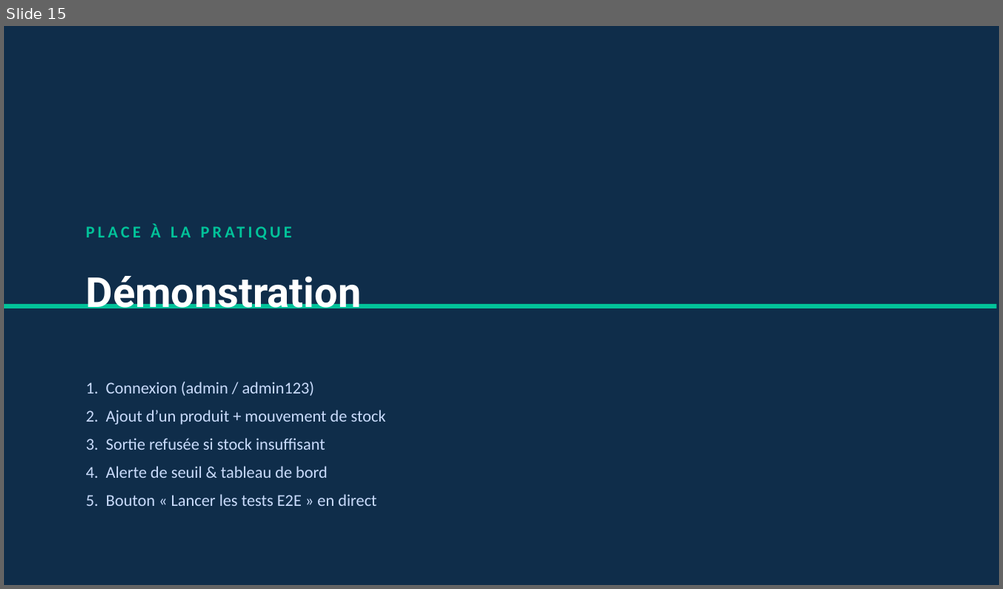
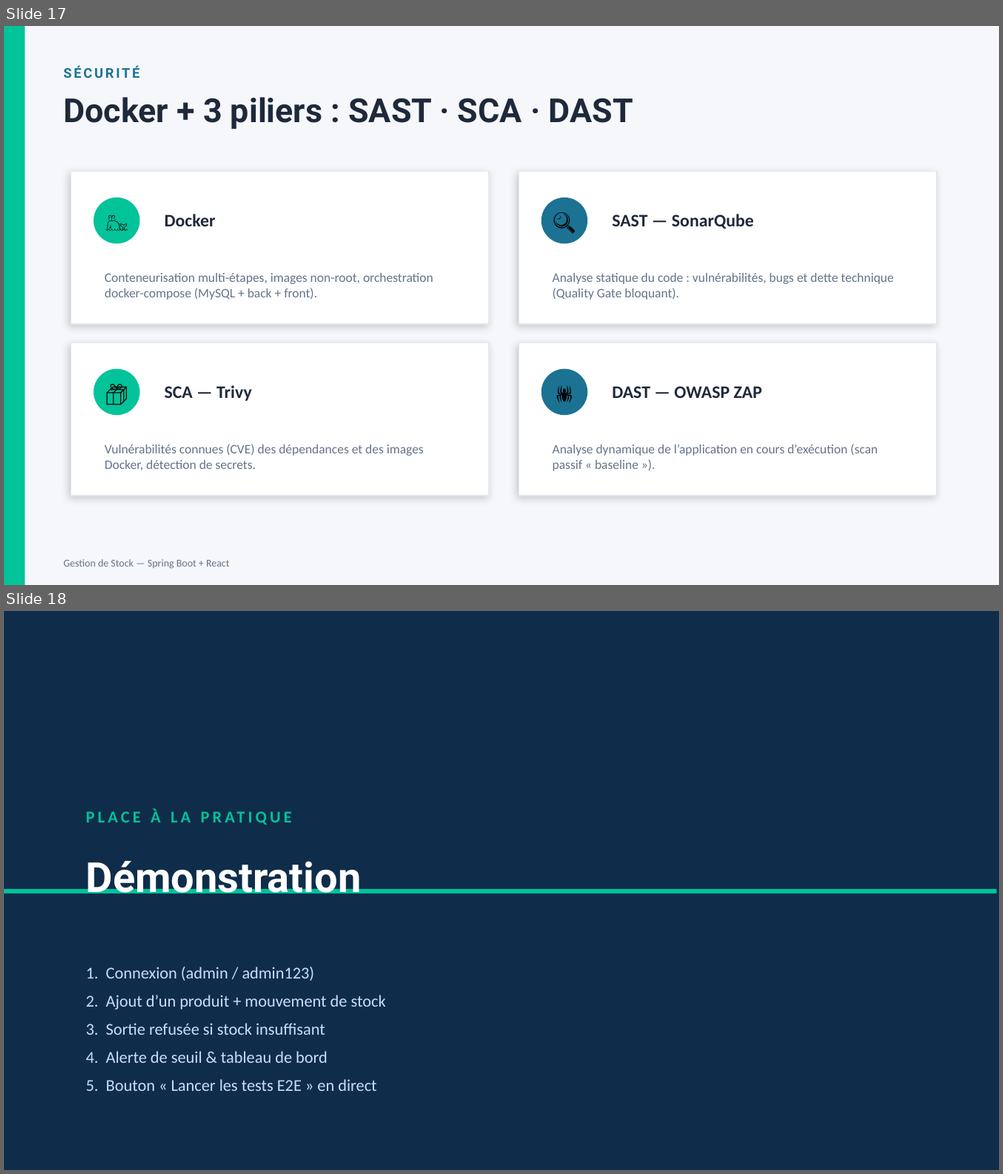
Before and after one commit to fz-mifrah/gestion-stock, a slide deck: docs/Presentation-Gestion-de-Stock.pptx. Shown one above the other, each under a label of ours: slide 15 before the commit, slides 17 and 18 after it. The pictures are 1003x589 and 1003x1174 pixels, drawn with LibreOffice and Linux fonts; fonts in the diff are those of the drawing. Boxes give left, top, right and bottom in pixels: in the first picture for what was removed or moved away, otherwise in the second. Text is boxed around its words. In the diff, an @@ line names an element or a change of style, - is before the commit and + after.

Commit message:
Prepare GitHub publication: portfolio README, harden .gitignore, update docs
- Rewrite README (features, stack, architecture, setup, tests, results)
- Ignore secrets (.env.*, keys/certs), generated zap.yaml, course handouts
- Stop tracking course handouts folder (kept locally)
- Update report and presentation documents

```diff
--- a/docs/Presentation-Gestion-de-Stock.pptx
+++ b/docs/Presentation-Gestion-de-Stock.pptx
@@ slide 17 added at bbox=[4, 26, 999, 585], background #F5F7FA @@
@@ rectangle added at bbox=[4, 26, 25, 585], fill #02C39A @@
@@ text added at bbox=[63, 65, 139, 78], 13 pt, text #1C7293, bold @@
+SÉCURITÉ
@@ text added at bbox=[63, 97, 633, 129], 32 pt, text #1E293B, bold @@
+Docker + 3 piliers : SAST · SCA · DAST
@@ rectangle added at bbox=[71, 172, 489, 324], fill #FFFFFF, outline #E2E8F0 1 pt @@
@@ rectangle added at bbox=[519, 172, 936, 324], fill #FFFFFF, outline #E2E8F0 1 pt @@
@@ ellipse added at bbox=[94, 198, 140, 244], fill #02C39A @@
@@ text added at bbox=[94, 198, 140, 244], 22 pt, text #000000 @@
+🐳
@@ ellipse added at bbox=[541, 198, 587, 244], fill #1C7293 @@
@@ text added at bbox=[541, 198, 587, 244], 22 pt, text #000000 @@
+🔍
@@ text added at bbox=[165, 214, 216, 227], 17 pt, text #1E293B, bold @@
+Docker
@@ text added at bbox=[612, 214, 754, 229], 17 pt, text #1E293B, bold @@
+SAST — SonarQube
@@ text added at bbox=[105, 273, 433, 300], 12.5 pt, text #64748B @@
+Conteneurisation multi-étapes, images non-root, orchestration docker-compose (MySQL + back + front).
@@ text added at bbox=[552, 273, 893, 300], 12.5 pt, text #64748B @@
+Analyse statique du code : vulnérabilités, bugs et dette technique (Quality Gate bloquant).
@@ rectangle added at bbox=[71, 343, 489, 496], fill #FFFFFF, outline #E2E8F0 1 pt @@
@@ rectangle added at bbox=[519, 343, 936, 496], fill #FFFFFF, outline #E2E8F0 1 pt @@
@@ ellipse added at bbox=[94, 369, 140, 415], fill #02C39A @@
@@ text added at bbox=[94, 369, 140, 415], 22 pt, text #000000 @@
+📦
@@ ellipse added at bbox=[541, 369, 587, 415], fill #1C7293 @@
@@ text added at bbox=[541, 369, 587, 415], 22 pt, text #000000 @@
+🕷️
@@ text added at bbox=[165, 386, 252, 401], 17 pt, text #1E293B, bold @@
+SCA — Trivy
@@ text added at bbox=[612, 386, 762, 398], 17 pt, text #1E293B, bold @@
+DAST — OWASP ZAP
@@ text added at bbox=[105, 444, 424, 471], 12.5 pt, text #64748B @@
+Vulnérabilités connues (CVE) des dépendances et des images Docker, détection de secrets.
@@ text added at bbox=[552, 444, 877, 471], 12.5 pt, text #64748B @@
+Analyse dynamique de l’application en cours d’exécution (scan passif « baseline »).
@@ text added at bbox=[63, 560, 230, 569], 10 pt, text #64748B @@
+Gestion de Stock — Spring Boot + React
@@ what was slide 15 is now slide 18 @@
```
Also in this commit, not shown: 5 slides changed, 2 other slides added, 7 other files.
